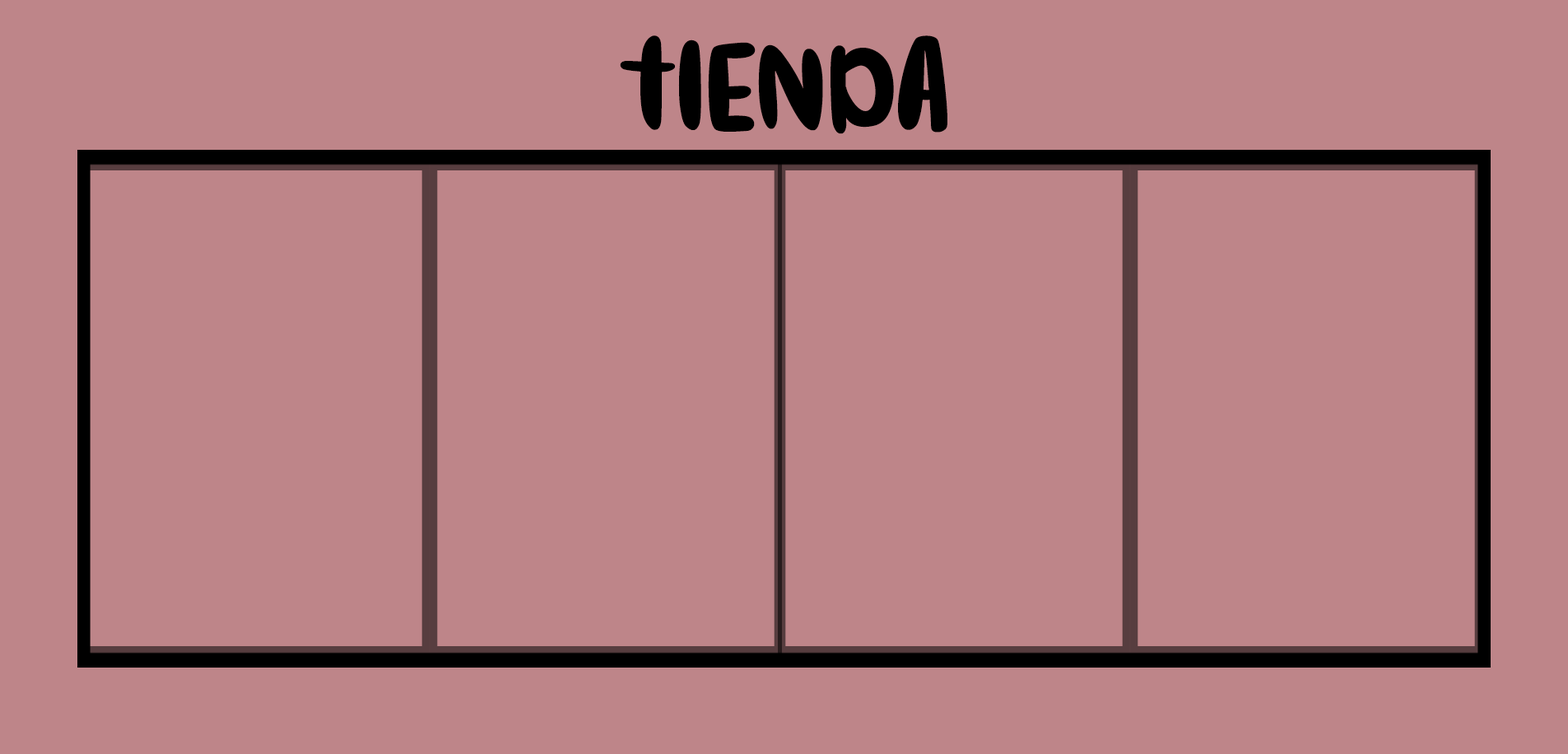
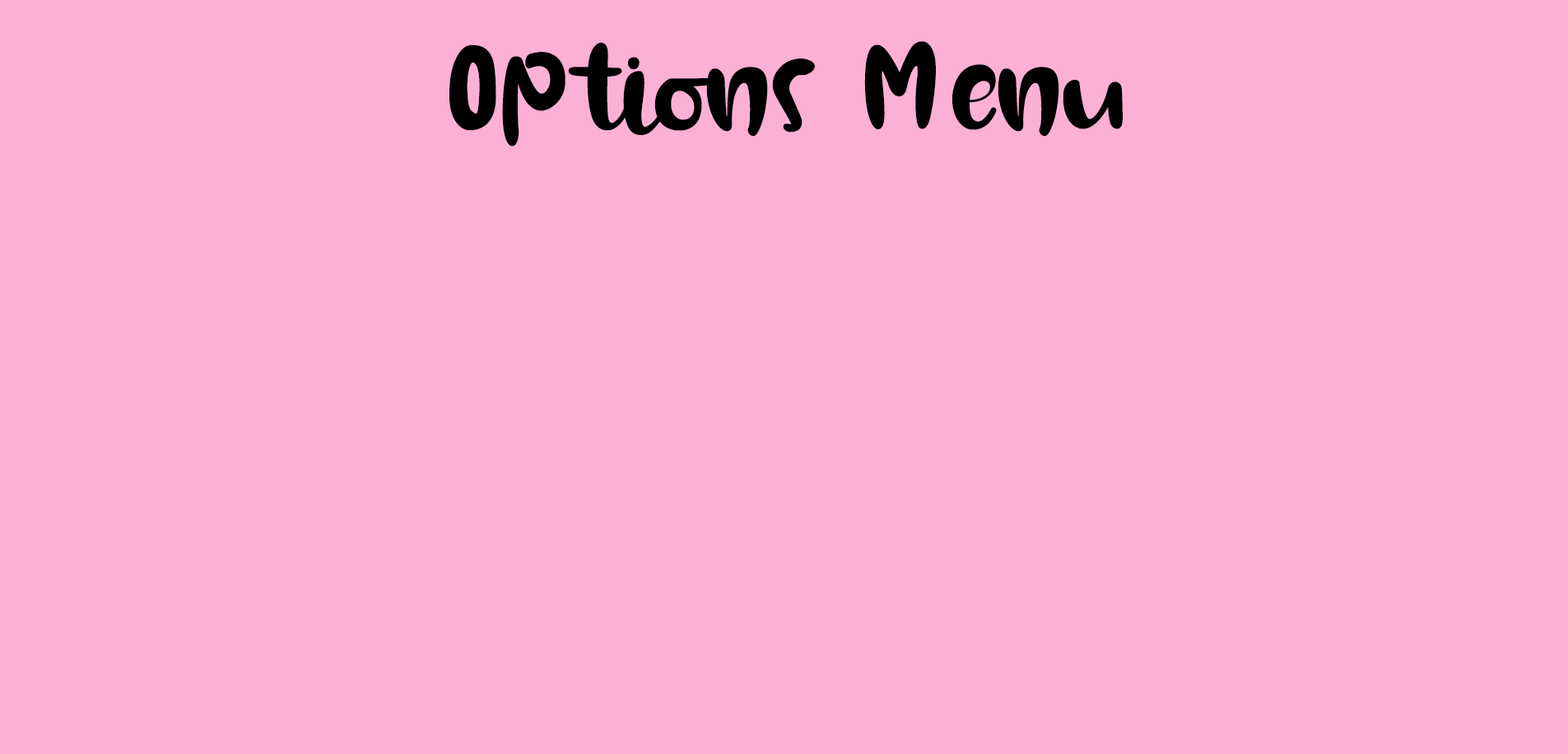
Layer changes from the first 1568 × 754 image to the second:
renamed "Map Menu" to "Tienda", hid the group it (7 layers) over [0, 0, 1568, 754]
showed group "Options Menu" (2 layers) over [0, 0, 1568, 754]
